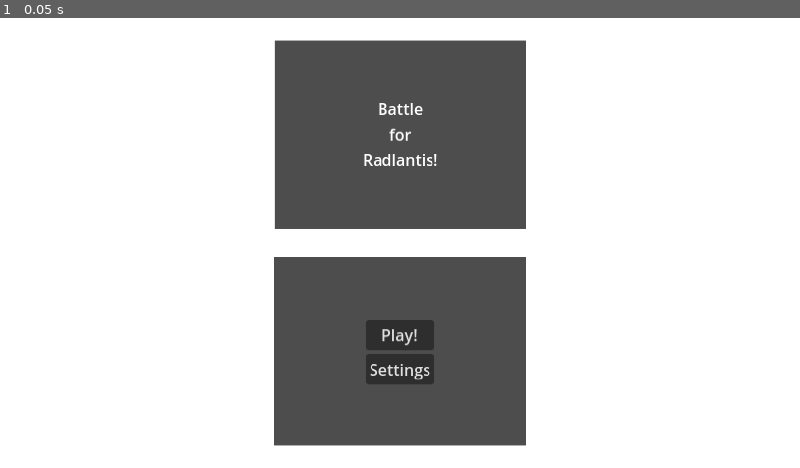
Above: before the commit, frame 1.
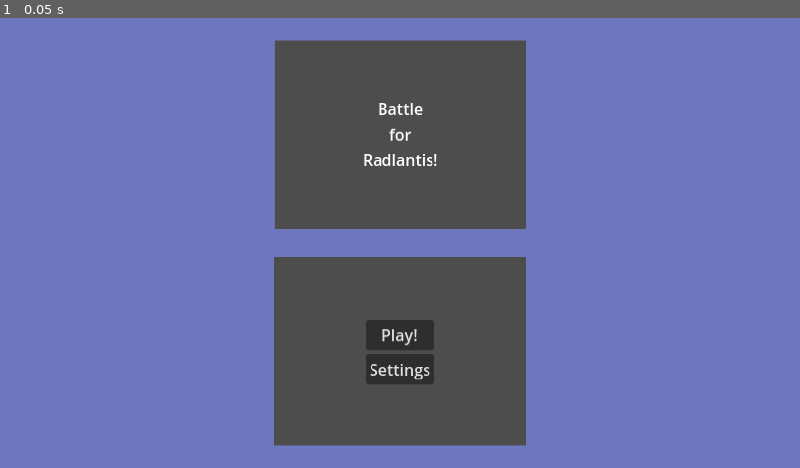
Above: after the commit, the same moment.

Repository: DexeloperGames/Dule-Screen-Jam-4-2023
Game: Godot game, scene res://scenes/UI/ds_screen.tscn
The game is run twice, just before and just after one commit, with the same random seed, the same clock (stepped at 60 frames per second) and the same inputs. Sound files missing from this copy of the repository are replaced by a short silence.
Inputs:
- Up to frame 1 (0.05 s): no input

The runs differ from the first frame. In frame 1, 74% of the frame differs, in the area x 0-100%, y 0-100%.

Commit message:
🅱RUH i missed the deadline
whole jame literally has 1 submission fr

Diff:
--- a/project.godot
+++ b/project.godot
@@ -73,6 +73,7 @@
 [rendering]
 
 textures/canvas_textures/default_texture_filter=0
+renderer/rendering_method.web="forward_plus"
 
 [shader_globals]
 
--- a/scenes/UI/ds_display_manager.gd
+++ b/scenes/UI/ds_display_manager.gd
@@ -3,6 +3,9 @@
 @export var title_screen = preload("res://scenes/UI/title_screen.tscn")
 @export var settings_menu = preload("res://scenes/UI/settings_menu.tscn")
 @export var opening_cutscene = preload("res://scenes/cutscene_display.tscn")
+
+@export var text_cutscene = preload("res://scenes/dialoug_or_whatever.tscn")
+@export var gameplay = preload("res://scenes/objects/playfield.tscn")
 # Called when the node enters the scene tree for the first time.
 func _ready():
 	pass # Replace with function body.
@@ -29,3 +32,9 @@
 
 func switch_to_opening():
 	switch_to(opening_cutscene)
+
+func switch_to_text_cutscene():
+	switch_to(text_cutscene)
+
+func switch_to_gameplay():
+	switch_to(gameplay)
--- a/scenes/UI/ds_screen.tscn
+++ b/scenes/UI/ds_screen.tscn
@@ -56,6 +56,7 @@
 anchor_bottom = 1.0
 grow_horizontal = 2
 grow_vertical = 2
+color = Color(0.431373, 0.462745, 0.741176, 1)
 
 [node name="AspectRatioContainer" type="AspectRatioContainer" parent="."]
 layout_mode = 1
--- a/scenes/characters/tytina/tytina_1.tscn
+++ b/scenes/characters/tytina/tytina_1.tscn
@@ -145,7 +145,7 @@
 [sub_resource type="ShaderMaterial" id="ShaderMaterial_74vtt"]
 render_priority = 0
 shader = ExtResource("15_h2qrh")
-shader_parameter/Mouth_Shape = Vector3(-1.52588e-05, 5.33608e-06, 0.705923)
+shader_parameter/Mouth_Shape = Vector3(0, 8.11085e-06, 0.705925)
 shader_parameter/Mouth_Grid = ExtResource("16_clscr")
 
 [sub_resource type="ShaderMaterial" id="ShaderMaterial_xlkeu"]
@@ -162,8 +162,8 @@
 [sub_resource type="ShaderMaterial" id="ShaderMaterial_owv6y"]
 render_priority = 0
 shader = ExtResource("22_u8iit")
-shader_parameter/Eye_Shape = Vector3(2.94841, 1.83007, -0.0942282)
-shader_parameter/Eye_Position = Vector3(-3.09299, -2.51633, -0.135913)
+shader_parameter/Eye_Shape = Vector3(1.02912, 2.84283, -0.0510373)
+shader_parameter/Eye_Position = Vector3(-0.103477, -0.0240328, -2.85889e-05)
 shader_parameter/Eye_Grid_Base = ExtResource("23_tw385")
 shader_parameter/Eye_Pupil = ExtResource("25_u5ppm")
 shader_parameter/Eye_Grid_Mask = ExtResource("24_btel5")
@@ -171,8 +171,8 @@
 [sub_resource type="ShaderMaterial" id="ShaderMaterial_1hbvo"]
 render_priority = 0
 shader = ExtResource("26_4dfek")
-shader_parameter/Eye_Shape = Vector3(0.966797, 2.92191, -0.0492732)
-shader_parameter/Eye_Position = Vector3(0, -8.5447e-06, 1.32979e-05)
+shader_parameter/Eye_Shape = Vector3(1.07436, 2.87671, -0.0539048)
+shader_parameter/Eye_Position = Vector3(6.54597, 0.100241, -0.011488)
 shader_parameter/Eye_Grid_Base = ExtResource("23_tw385")
 shader_parameter/Eye_Pupil = ExtResource("27_weuqe")
 shader_parameter/Eye_Grid_Mask = ExtResource("24_btel5")
--- a/scenes/cutscene_ig.gd
+++ b/scenes/cutscene_ig.gd
@@ -20,5 +20,5 @@
 
 
 func _on_animation_player_animation_finished(anim_name):
-	get_tree().call_group("DS Display Manager", "switch_to_main_menu")
+#	get_tree().call_group("DS Display Manager", "switch_to_main_menu")
 	pass # Replace with function body.
--- /dev/null
+++ b/scenes/dialoug_or_whatever.tscn
@@ -0,0 +1,47 @@
+[gd_scene load_steps=2 format=3 uid="uid://cm02e7k71nw2m"]
+
+[ext_resource type="Script" path="res://scenes/dialouge label.gd" id="1_8gh8m"]
+
+[node name="Dialoug or whatever" type="Control"]
+layout_mode = 3
+anchors_preset = 0
+offset_right = 256.0
+offset_bottom = 384.0
+
+[node name="ColorRect" type="ColorRect" parent="."]
+layout_mode = 1
+anchors_preset = 15
+anchor_right = 1.0
+anchor_bottom = 1.0
+grow_horizontal = 2
+grow_vertical = 2
+color = Color(0, 0, 0, 1)
+
+[node name="VBoxContainer" type="VBoxContainer" parent="."]
+layout_mode = 1
+anchors_preset = 15
+anchor_right = 1.0
+anchor_bottom = 1.0
+grow_horizontal = 2
+grow_vertical = 2
+
+[node name="Pictures ig" type="Control" parent="VBoxContainer"]
+layout_mode = 2
+size_flags_vertical = 3
+
+[node name="Dialoug Box" type="Control" parent="VBoxContainer"]
+layout_mode = 2
+size_flags_vertical = 3
+
+[node name="Label" type="Label" parent="VBoxContainer/Dialoug Box"]
+layout_mode = 1
+anchors_preset = 15
+anchor_right = 1.0
+anchor_bottom = 1.0
+grow_horizontal = 2
+grow_vertical = 2
+text = "You seem to be alive!fsdfgfgadgfgfdfgfdsgfsdgsfdsgfd"
+horizontal_alignment = 1
+autowrap_mode = 2
+script = ExtResource("1_8gh8m")
+lines = Array[String](["You seem to be alive!", "and somehow not drowing?", "You're clearly not from here.", "No matter! For we shall return you", "With music!", "aaaand this is the part where its supposed to transition into the first rhythm game song ", "but the jam ends in literally 9 minutes and 22 seconds as of righting this", "i spent wayyy too long on the character model (procrastinated)", "anyways", "i still have the test level tho"])
--- /dev/null
+++ b/scenes/dialouge label.gd
@@ -0,0 +1,31 @@
+extends Label
+
+@export var lines : Array[String]
+@export var line_index : int = 0
+
+var tween : Tween
+# Called when the node enters the scene tree for the first time.
+func _ready():
+	_next_line()
+	pass # Replace with function body.
+
+
+# Called every frame. 'delta' is the elapsed time since the previous frame.
+func _process(delta):
+	pass
+
+func _next_line():
+	if line_index >= len(lines):
+		get_tree().call_group("DS Display Manager", "switch_to_gameplay")
+	else:
+		text = lines[line_index]
+		line_index += 1
+		visible_ratio = 0.0
+		if tween:
+			tween.kill()
+		tween = create_tween()
+		tween.tween_property(self, "visible_ratio",1.0, 30.0/60)
+
+func _input(event):
+	if event.is_action_pressed("ui_accept"):
+		_next_line()
--- a/scenes/objects/playfield.gd
+++ b/scenes/objects/playfield.gd
@@ -50,7 +50,12 @@
 		audio_player.play()
 		stupid_thing = true
 	update_track_times()
+	check_over()
 	pass
+
+func check_over():
+	if notetrack0.notes.is_empty() and notetrack1.notes.is_empty() and notetrack2.notes.is_empty() and notetrack3.notes.is_empty():
+		get_tree().call_group("DS Display Manager", "switch_to_title")
 
 var previous = 0.0
 func update_track_times():
--- a/scenes/objects/single_note_track.gd
+++ b/scenes/objects/single_note_track.gd
@@ -69,7 +69,7 @@
 		var closest = find_closest_note()
 		if closest != null:
 			print("found closest note: ", closest.hit_time)
-			var offset_time = abs(closest.hit_time-(song_time-Globals.offset))
+			var offset_time = abs(closest.hit_time-(song_time))
 			print("song time ", song_time)
 			print("offset_time ", offset_time)
 			if offset_time<Globals.miss_time:
@@ -80,7 +80,7 @@
 						hit_rating = 2
 					if offset_time<Globals.nautical_hit_time:
 						hit_rating = 3
-					get_tree().call_group("Player Hit Recievers","recieve_player_hit", hit_rating, closest.hit_time-(song_time-Globals.offset))
+					get_tree().call_group("Player Hit Recievers","recieve_player_hit", hit_rating, closest.hit_time-(song_time))
 					pass
 				else:
 					print("missed lol")
Not shown, changed: export_presets.cfg
